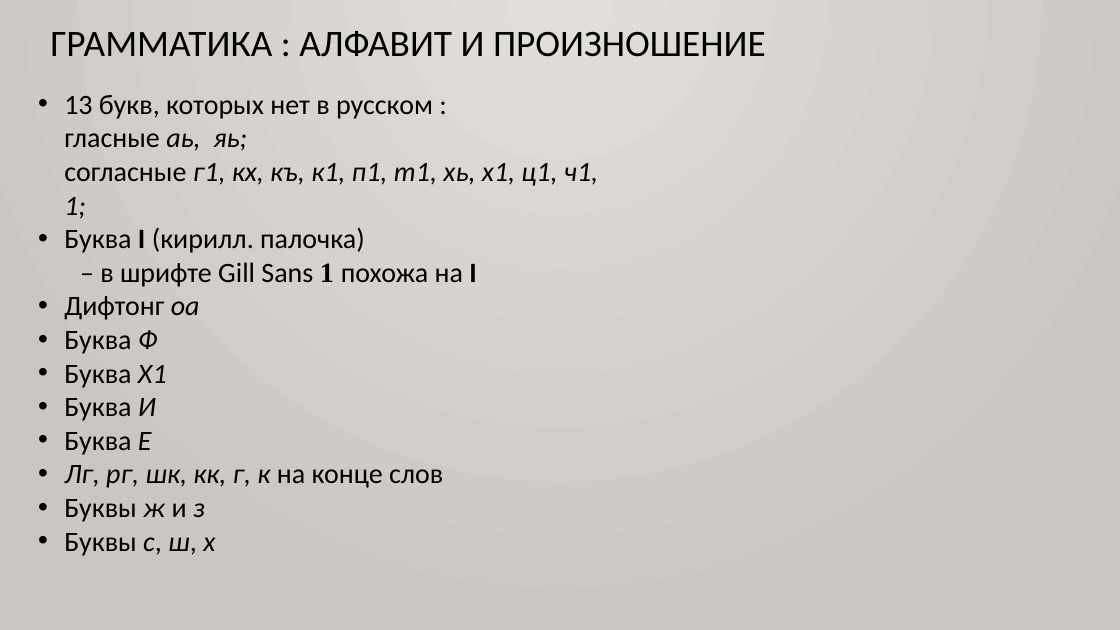
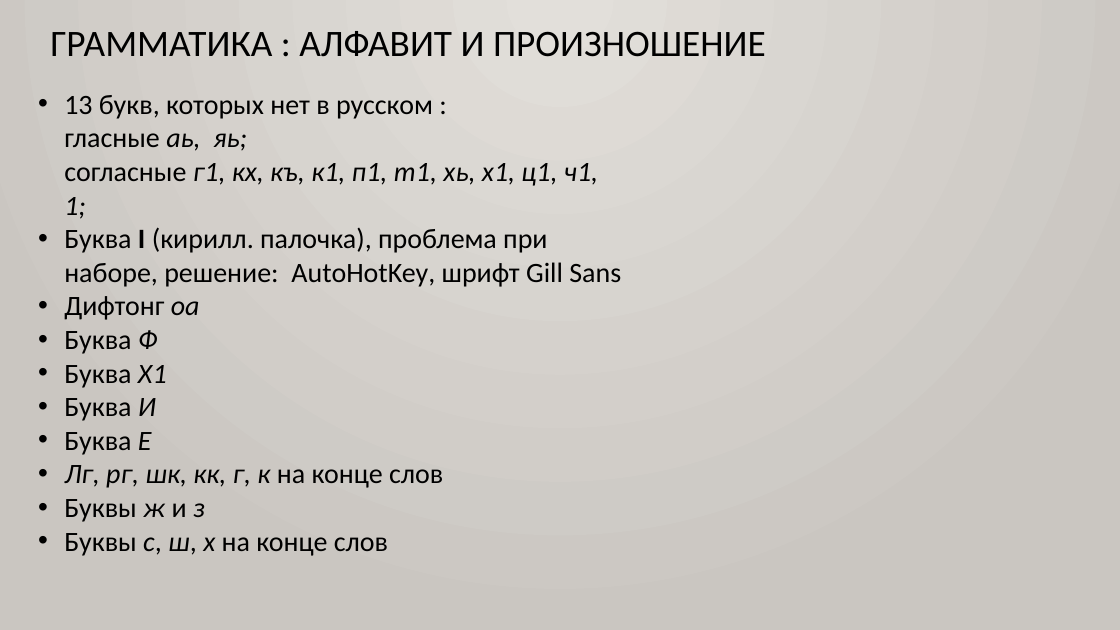
Before and after one commit to bumbari/dahkilgov, a slide deck: slide 8 of p/pptx/p_001.pptx. Drawn at 1120x630 pixels with LibreOffice and Linux fonts; fonts in the diff are those of the drawing. Boxes give left, top, right and bottom in pixels: in the first picture for what was removed or moved away, otherwise in the second. Text is boxed around its words. In the diff, an @@ line names an element or a change of style, - is before the commit and + after.

```diff
--- a/p/pptx/p_001.pptx
+++ b/p/pptx/p_001.pptx
@@ text at (64,227,621,287): text changed @@
-• Буква Ӏ (кирилл. палочка)
-  – в шрифте Gill Sans 1 похожа на I
+• Буква Ӏ (кирилл. палочка), проблема при наборе, решение: AutoHotKey, шрифт Gill Sans
@@ text at (64,533,388,556): text changed @@
-• Буквы с, ш, х
+• Буквы с, ш, х на конце слов
```
Also in this commit, not shown: 1 other slide changed, 2 other files.
